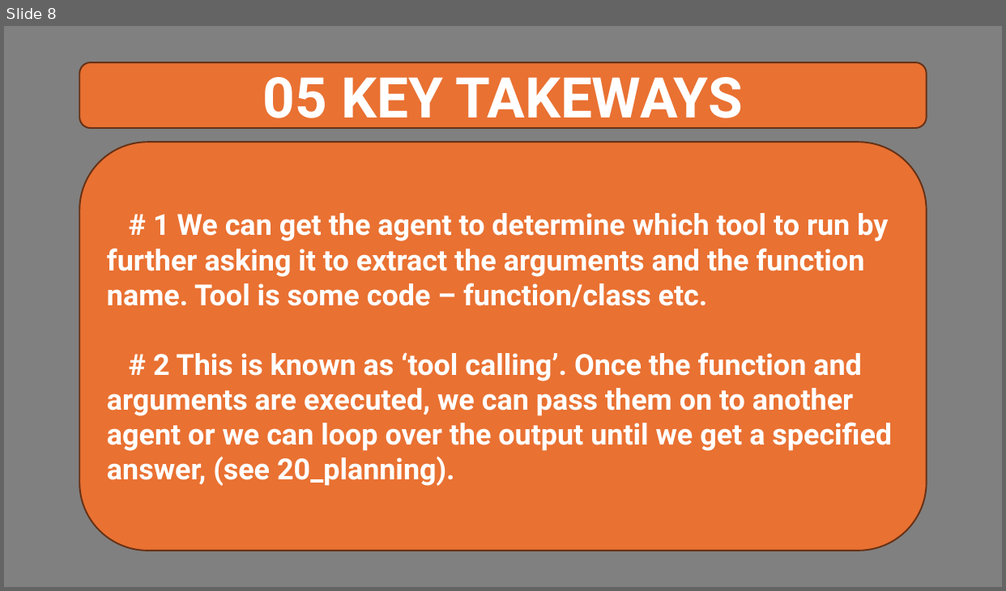
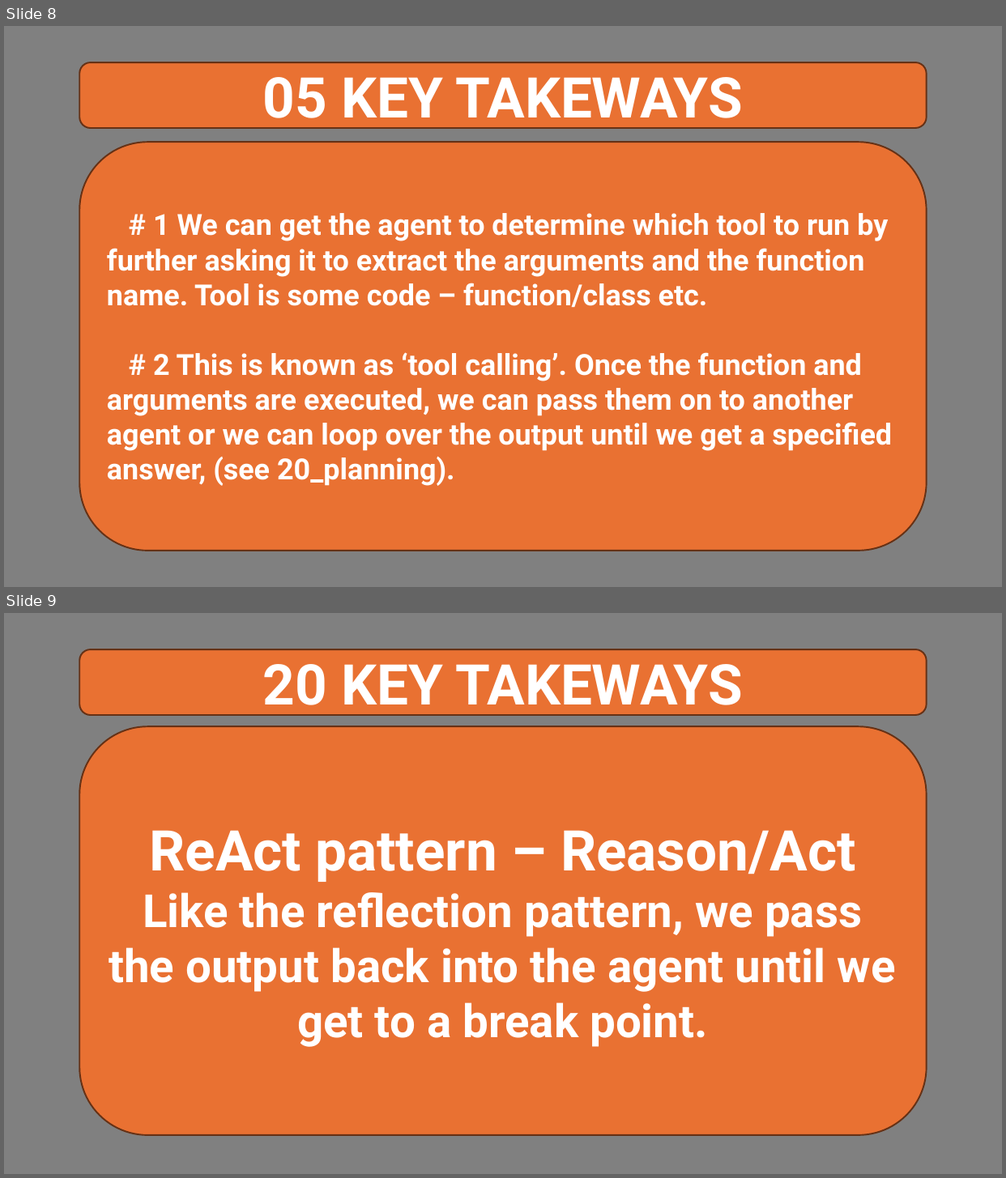
Before and after one commit to Python-Test-Engineer/btnpy, a slide deck: ai-agents.pptx. Shown one above the other, each under a label of ours: slide 8 before the commit, slides 8 and 9 after it. The pictures are 1006x591 and 1006x1178 pixels, drawn with LibreOffice and Linux fonts; fonts in the diff are those of the drawing. Boxes give left, top, right and bottom in pixels: in the first picture for what was removed or moved away, otherwise in the second. Text is boxed around its words. In the diff, an @@ line names an element or a change of style, - is before the commit and + after.

```diff
--- a/ai-agents.pptx
+++ b/ai-agents.pptx
@@ slide 9 added at (4,613,1002,1174), background #808080 @@
@@ rounded rectangle added at (79,649,927,716), fill #E97132, outline #663216 1.5 pt, 54 pt, text #FFFFFF, bold @@
+20 KEY TAKEWAYS
@@ rounded rectangle added at (79,726,927,1135), fill #E97132, outline #663216 1.5 pt, 44 pt, text #FFFFFF, bold @@
+ReAct pattern – Reason/Act
+Like the reflection pattern, we pass the output back into the agent until we get to a break point.
```
Also in this commit, not shown: 3 other files.
